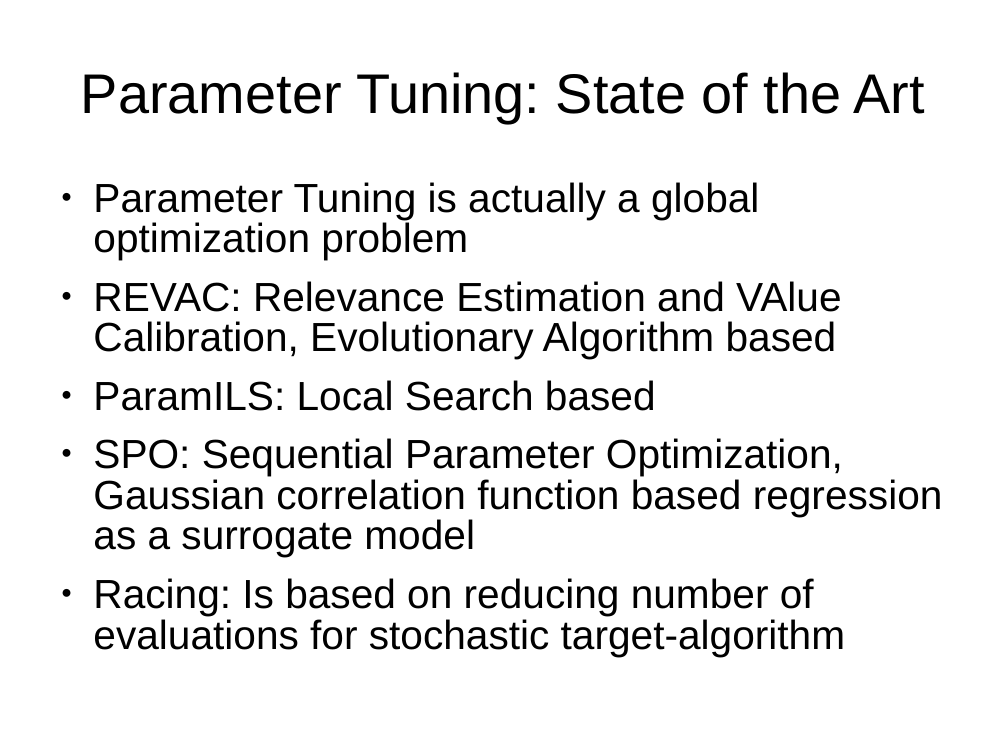
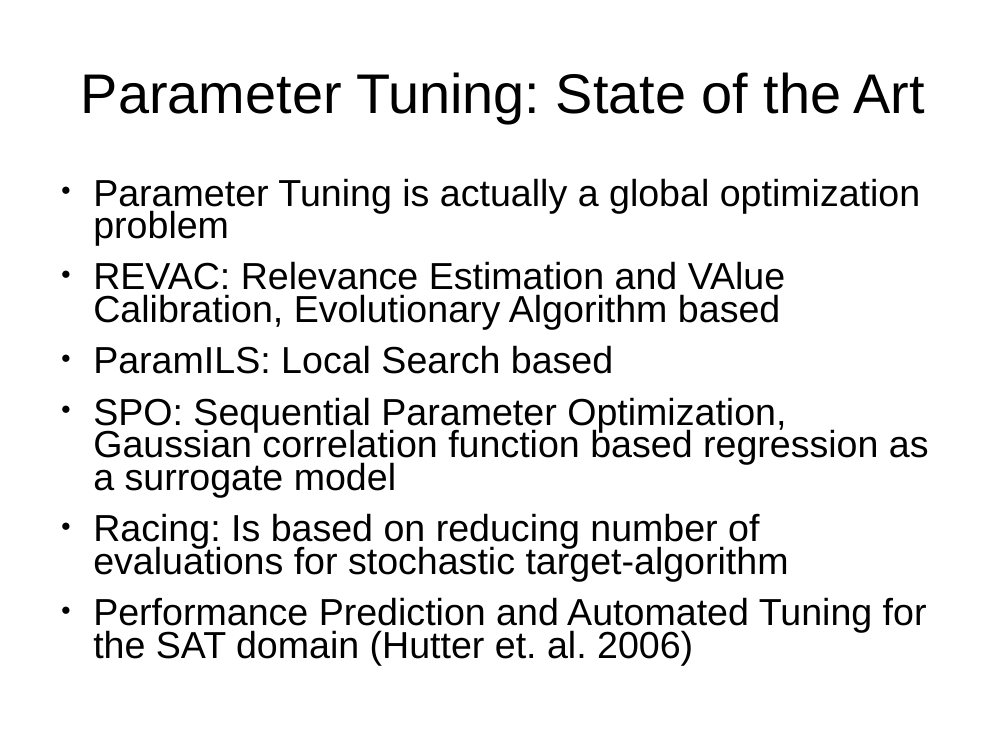
Before and after one commit to nojhan/descarwin, a slide deck: slide 2 of papers/GECCO2011/gecco2011brendelschoenauer/lao-gecco.ppt. Drawn at 1008x756 pixels with LibreOffice and Linux fonts; fonts in the diff are those of the drawing. Boxes give left, top, right and bottom in pixels: in the first picture for what was removed or moved away, otherwise in the second. Text is boxed around its words. In the diff, an @@ line names an element or a change of style, - is before the commit and + after.

```diff
--- a/papers/GECCO2011/gecco2011brendelschoenauer/lao-gecco.ppt
+++ b/papers/GECCO2011/gecco2011brendelschoenauer/lao-gecco.ppt
@@ text at [93, 178, 929, 582]: size 32 to 29.6 pt in "Parameter Tuning is actually a global optimization ...", "REVAC: Relevance Estimation and VAlue Calibration, Evolution ...", "ParamILS: Local Search based", "SPO: Sequential Parameter Optimization, Gaussian correlation ..." and 1 more places; line spacing 0.83 to 0.73 @@
@@ text at [93, 597, 927, 666]: paragraph added @@
+● Performance Prediction and Automated Tuning for the SAT domain (Hutter et. al. 2006)
```
Also in this commit, not shown: 11 other slides changed, 4 slides added.
